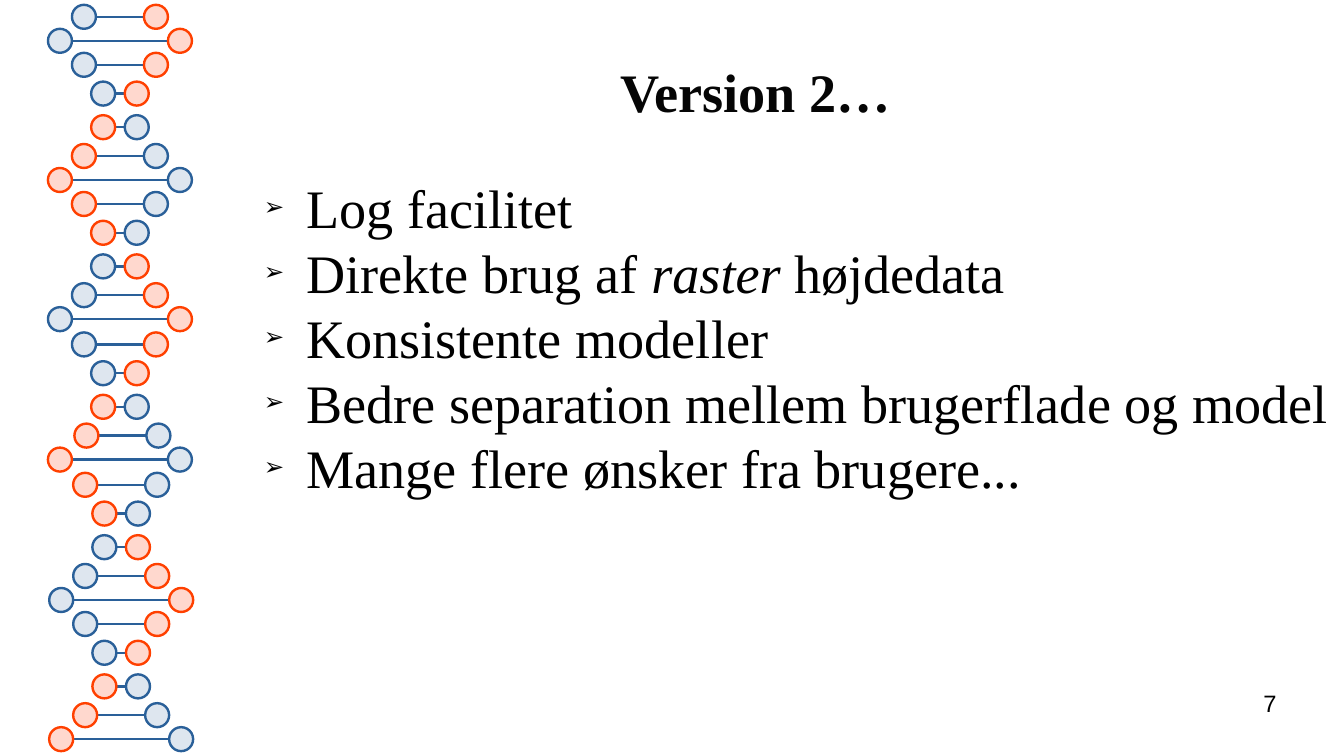
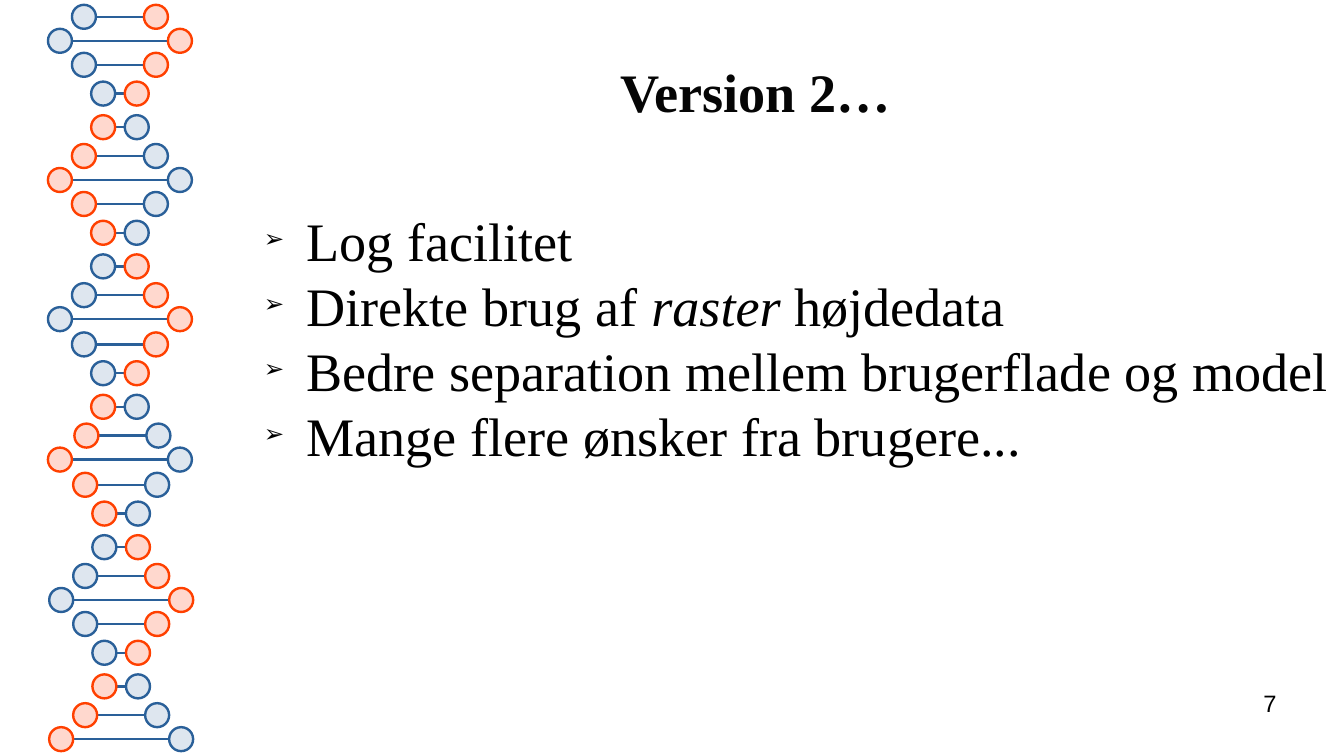
Before and after one commit to Skadesokonomi/Dokumentation-og-vejledninger, a slide deck: slide 7 of Skadesøkonomi Seminar feb 2022.odp. Drawn at 1344x756 pixels with LibreOffice and Linux fonts; fonts in the diff are those of the drawing. Boxes give left, top, right and bottom in pixels: in the first picture for what was removed or moved away, otherwise in the second. Text is boxed around its words. In the diff, an @@ line names an element or a change of style, - is before the commit and + after.

```diff
--- a/Skadesøkonomi Seminar feb 2022.odp
+++ b/Skadesøkonomi Seminar feb 2022.odp
@@ subtitle at box(306, 320, 768, 359): paragraph removed @@
-➢ Konsistente modeller
```
Also in this commit, not shown: 2 other slides changed, 1 other file.
